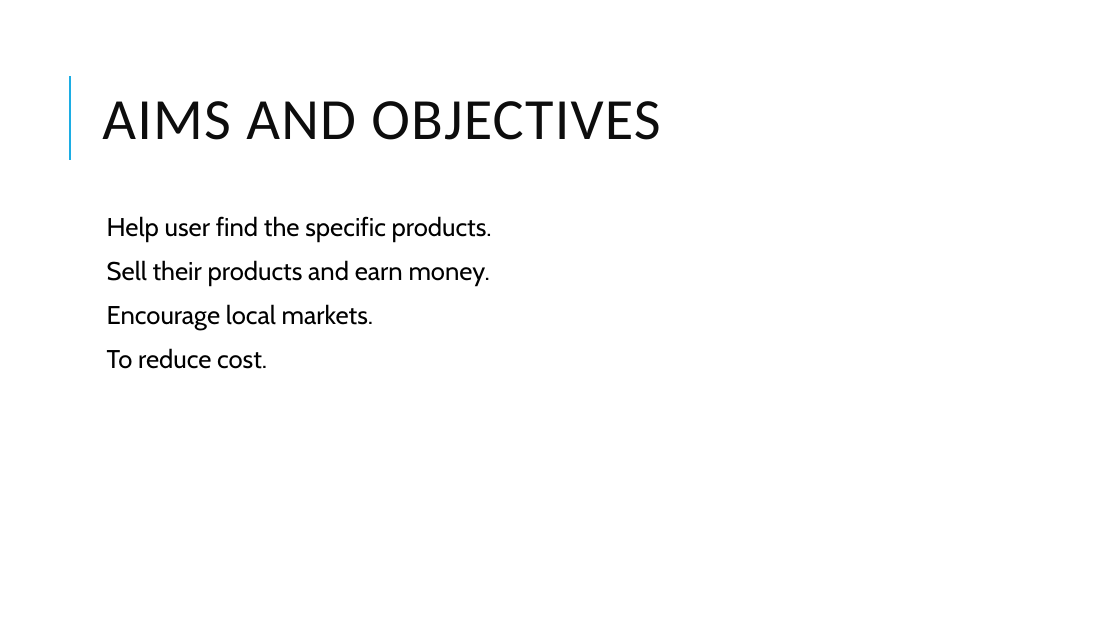
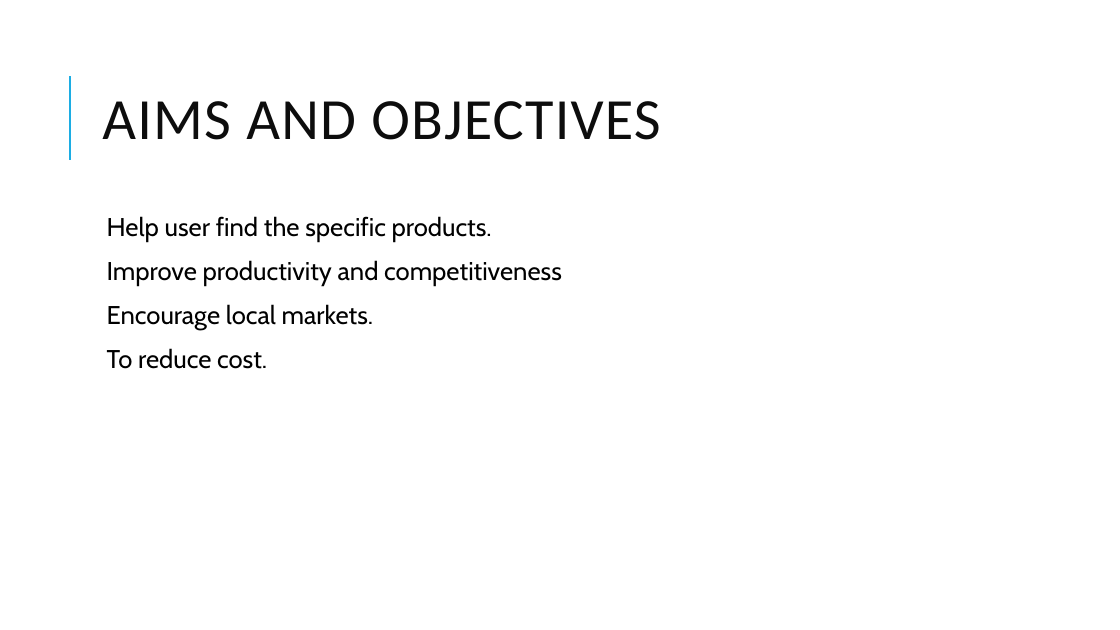
Before and after one commit to admondtamang/e-commerce-cp, a slide deck: slide 5 of E-commerce site.pptx (slide 4 before the commit). Drawn at 1120x630 pixels with LibreOffice and Linux fonts; fonts in the diff are those of the drawing. Boxes give left, top, right and bottom in pixels: in the first picture for what was removed or moved away, otherwise in the second. Text is boxed around its words. In the diff, an @@ line names an element or a change of style, - is before the commit and + after.

```diff
--- a/E-commerce site.pptx
+++ b/E-commerce site.pptx
@@ text at (x1=107, y1=260, x2=562, y2=286): text changed @@
-  Sell their products and earn money.
+  Improve productivity and competitiveness
```
Also in this commit, not shown: 7 other slides changed, 8 slides added, 24 other files.
